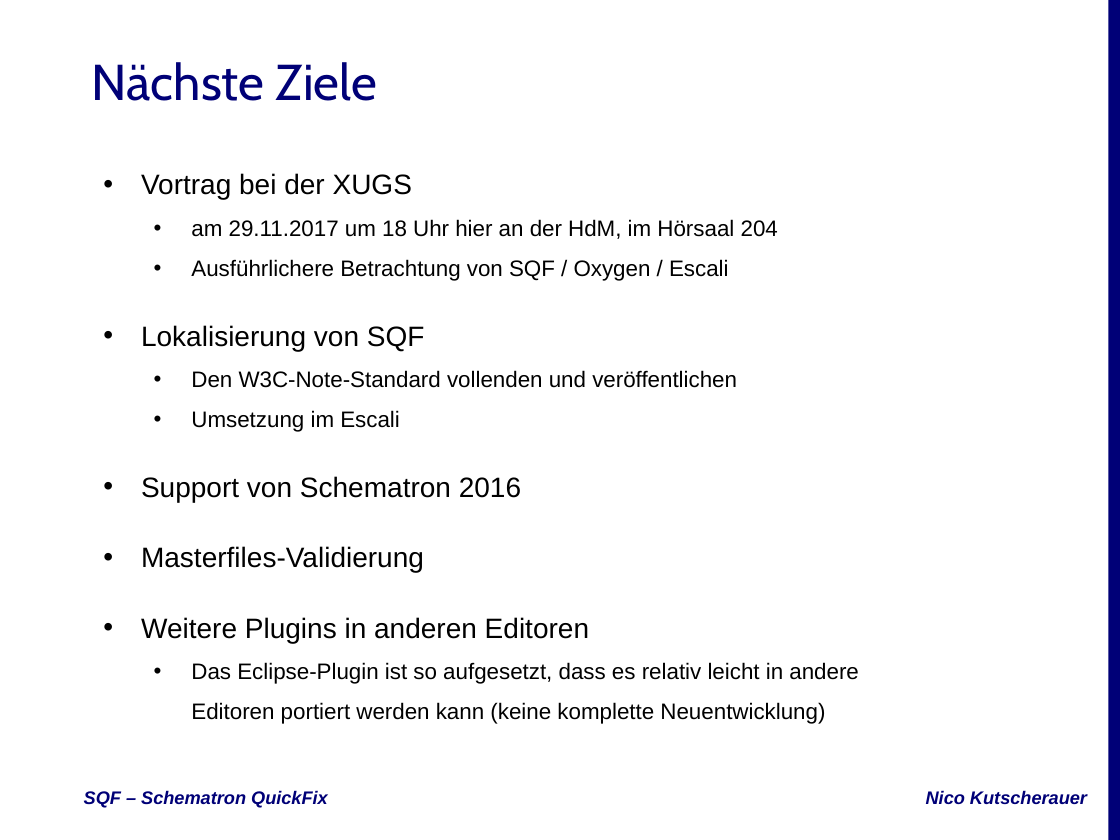
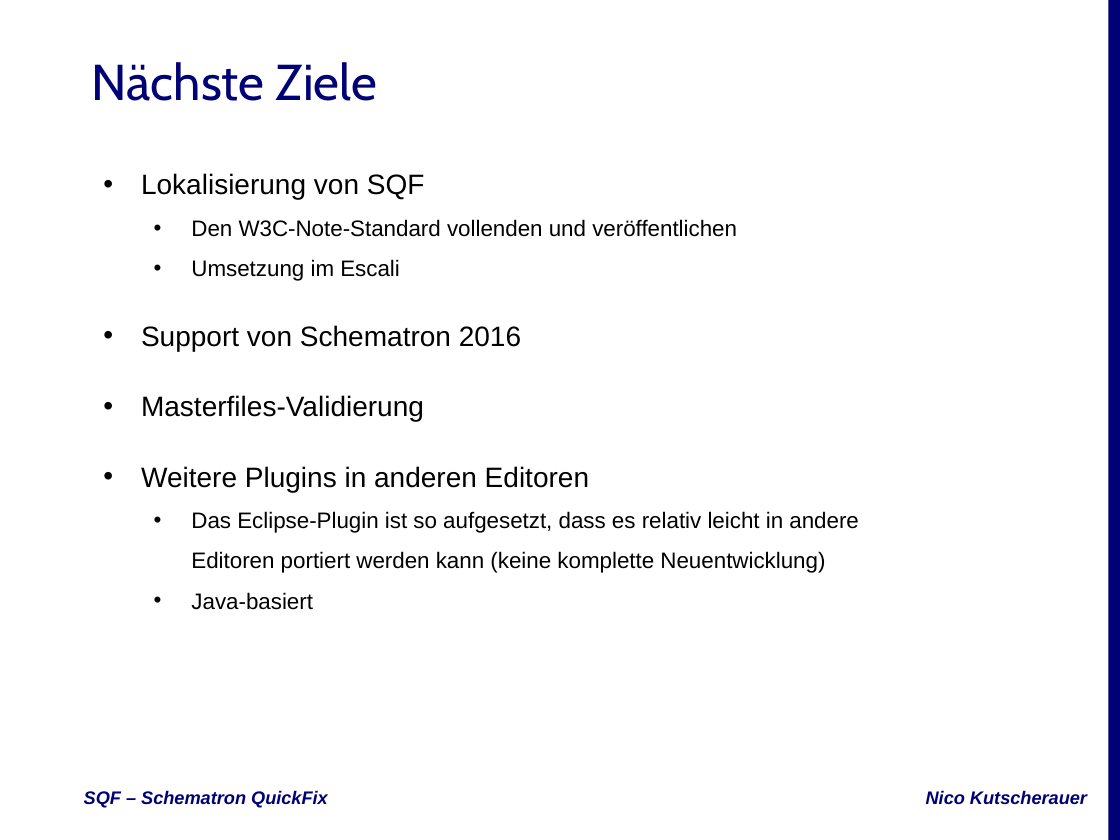
Before and after one commit to nkutsche/SchematronQuickFix-2017-11-17, a slide deck: slide 35 of SQF-Escali.pptx (slide 14 before the commit). Drawn at 1120x840 pixels with LibreOffice and Linux fonts; fonts in the diff are those of the drawing; background and template pictures are left out. Boxes give left, top, right and bottom in pixels: in the first picture for what was removed or moved away, otherwise in the second. Text is boxed around its words. In the diff, an @@ line names an element or a change of style, - is before the commit and + after.

Commit message:
Create new version for the XUGS presentation on November 29, 2017

```diff
--- a/SQF-Escali.pptx
+++ b/SQF-Escali.pptx
@@ subtitle at (141,173,778,281): paragraphs removed @@
-• Vortrag bei der XUGS
-  • am 29.11.2017 um 18 Uhr hier an der HdM, im Hörsaal 204
-  • Ausführlichere Betrachtung von SQF / Oxygen / Escali
@@ subtitle at (191,592,313,610): paragraph added @@
+  • Java-basiert
```
Also in this commit, not shown: 6 other slides changed, 22 slides added, 1 slide removed, 4 other files.
